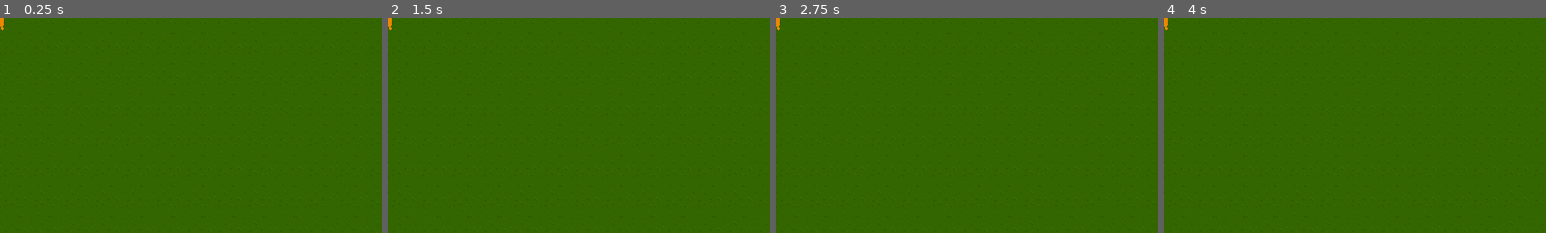
Above: before the commit, frames 1-4 (left to right).
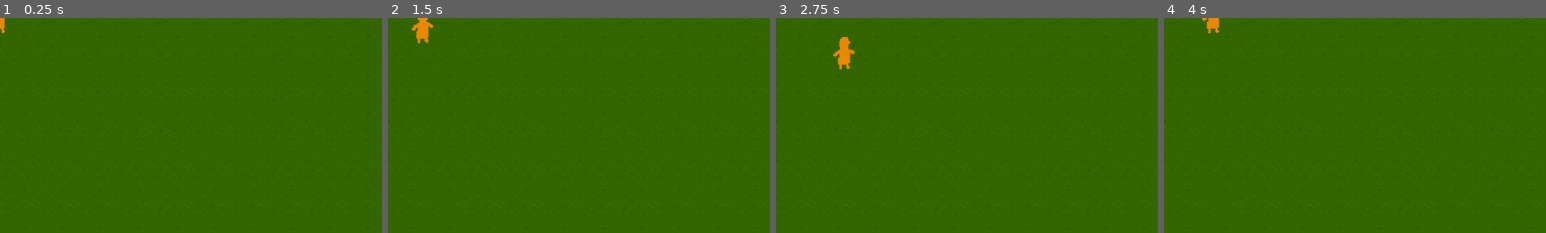
Above: after the commit, the same moments.

Repository: VlastaSeNemyje/VampiresClone
Game: Godot game, scene res://Scenes/world.tscn
The game is run twice, just before and just after one commit, with the same random seed, the same clock (stepped at 60 frames per second) and the same inputs.
Inputs:
- Up to frame 1 (0.25 s): no input
- Up to frame 2 (1.5 s): tap Enter at 0.5 s; hold D (right, bound only after the commit) 0.53-1.28 s; tap Space at 1.25 s; hold S (down, bound only after the commit) from 1.28 s (still down)
- Up to frame 3 (2.75 s): release S (down, bound only after the commit) at 2.03 s; hold D (right, bound only after the commit) from 2.03 s (still down)
- Up to frame 4 (4 s): release D (right, bound only after the commit) at 2.78 s; hold W (up, bound only after the commit) 2.78-3.53 s; tap Enter at 3.5 s; hold A (left, bound only after the commit) from 3.53 s (still down)
The pictures show only the part of the screen within x 0-50%, y 0-50%; the shares and areas given below are measured in that part.
In our replay, the window is 640x360 before the commit and 800x450 after it. These sizes can differ from the game's own. Grey fills any space a smaller window leaves; there, only what the larger window draws over its background counts as a difference.

The runs differ from the first frame. In frame 1, less than 0.1% of the frame differs, in the area x 0-2%, y 0-8%; in frame 2, 0.4%; in frame 3, 0.5%, in the area x 0-21%, y 0-24%; in frame 4, 0.3%.

Commit message:
add player script, input map

Diff:
--- /dev/null
+++ b/vampires-clone/Scenes/player.gd
@@ -0,0 +1,13 @@
+extends CharacterBody2D
+
+var movement_speed = 40.0
+
+func _physics_process(delta):
+	movement()
+
+func movement():
+	var x_mov = Input.get_action_strength("right") - Input.get_action_strength("left")
+	var y_mov = Input.get_action_strength("down") - Input.get_action_strength("up")
+	var mov = Vector2(x_mov,y_mov)
+	velocity = mov.normalized()*movement_speed
+	move_and_slide()
--- a/vampires-clone/Scenes/player.tscn
+++ b/vampires-clone/Scenes/player.tscn
@@ -1,5 +1,6 @@
 [gd_scene format=3 uid="uid://d4mksw1nihjx5"]
 
+[ext_resource type="Script" uid="uid://crask6d84cg4i" path="res://Scenes/player.gd" id="1_cvnsp"]
 [ext_resource type="Texture2D" uid="uid://cgj1gif3gkgfm" path="res://Textures/Sprites/Character.png" id="1_v0iea"]
 
 [sub_resource type="AtlasTexture" id="AtlasTexture_cvnsp"]
@@ -18,6 +19,8 @@
 }]
 
 [node name="Player" type="CharacterBody2D" unique_id=1972239113]
+motion_mode = 1
+script = ExtResource("1_cvnsp")
 
 [node name="AnimatedSprite2D" type="AnimatedSprite2D" parent="." unique_id=494512027]
 sprite_frames = SubResource("SpriteFrames_6t5aa")
--- a/vampires-clone/project.godot
+++ b/vampires-clone/project.godot
@@ -19,7 +19,36 @@
 
 window/size/viewport_width=640
 window/size/viewport_height=360
+window/size/window_width_override=1280
+window/size/window_height_override=720
 window/stretch/mode="canvas_items"
+
+[input]
+
+up={
+"deadzone": 0.2,
+"events": [Object(InputEventKey,"resource_local_to_scene":false,"resource_name":"","device":-1,"window_id":0,"alt_pressed":false,"shift_pressed":false,"ctrl_pressed":false,"meta_pressed":false,"pressed":false,"keycode":0,"physical_keycode":87,"key_label":0,"unicode":119,"location":0,"echo":false,"script":null)
+, Object(InputEventKey,"resource_local_to_scene":false,"resource_name":"","device":-1,"window_id":0,"alt_pressed":false,"shift_pressed":false,"ctrl_pressed":false,"meta_pressed":false,"pressed":false,"keycode":0,"physical_keycode":4194320,"key_label":0,"unicode":0,"location":0,"echo":false,"script":null)
+]
+}
+down={
+"deadzone": 0.2,
+"events": [Object(InputEventKey,"resource_local_to_scene":false,"resource_name":"","device":-1,"window_id":0,"alt_pressed":false,"shift_pressed":false,"ctrl_pressed":false,"meta_pressed":false,"pressed":false,"keycode":0,"physical_keycode":83,"key_label":0,"unicode":115,"location":0,"echo":false,"script":null)
+, Object(InputEventKey,"resource_local_to_scene":false,"resource_name":"","device":-1,"window_id":0,"alt_pressed":false,"shift_pressed":false,"ctrl_pressed":false,"meta_pressed":false,"pressed":false,"keycode":0,"physical_keycode":4194322,"key_label":0,"unicode":0,"location":0,"echo":false,"script":null)
+]
+}
+left={
+"deadzone": 0.2,
+"events": [Object(InputEventKey,"resource_local_to_scene":false,"resource_name":"","device":-1,"window_id":0,"alt_pressed":false,"shift_pressed":false,"ctrl_pressed":false,"meta_pressed":false,"pressed":false,"keycode":0,"physical_keycode":65,"key_label":0,"unicode":97,"location":0,"echo":false,"script":null)
+, Object(InputEventKey,"resource_local_to_scene":false,"resource_name":"","device":-1,"window_id":0,"alt_pressed":false,"shift_pressed":false,"ctrl_pressed":false,"meta_pressed":false,"pressed":false,"keycode":0,"physical_keycode":4194319,"key_label":0,"unicode":0,"location":0,"echo":false,"script":null)
+]
+}
+right={
+"deadzone": 0.2,
+"events": [Object(InputEventKey,"resource_local_to_scene":false,"resource_name":"","device":-1,"window_id":0,"alt_pressed":false,"shift_pressed":false,"ctrl_pressed":false,"meta_pressed":false,"pressed":false,"keycode":0,"physical_keycode":68,"key_label":0,"unicode":100,"location":0,"echo":false,"script":null)
+, Object(InputEventKey,"resource_local_to_scene":false,"resource_name":"","device":-1,"window_id":0,"alt_pressed":false,"shift_pressed":false,"ctrl_pressed":false,"meta_pressed":false,"pressed":false,"keycode":0,"physical_keycode":4194321,"key_label":0,"unicode":0,"location":0,"echo":false,"script":null)
+]
+}
 
 [physics]
 
Not shown, added: vampires-clone/Scenes/player.gd.uid
